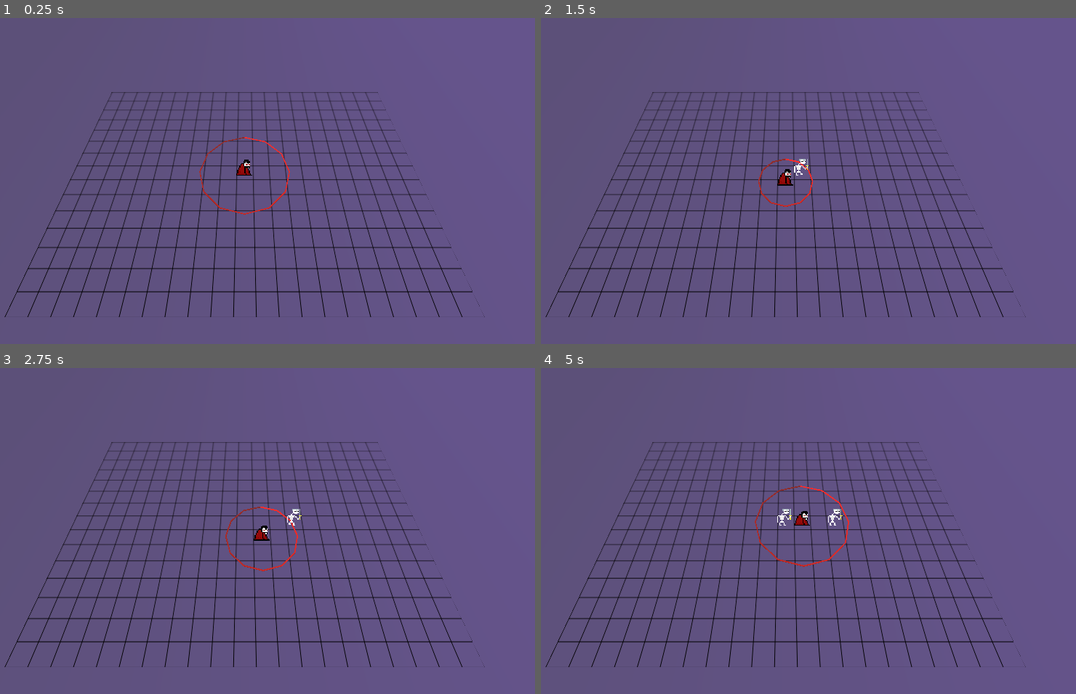
Above: before the commit, frames 1-4 (two rows, left to right).
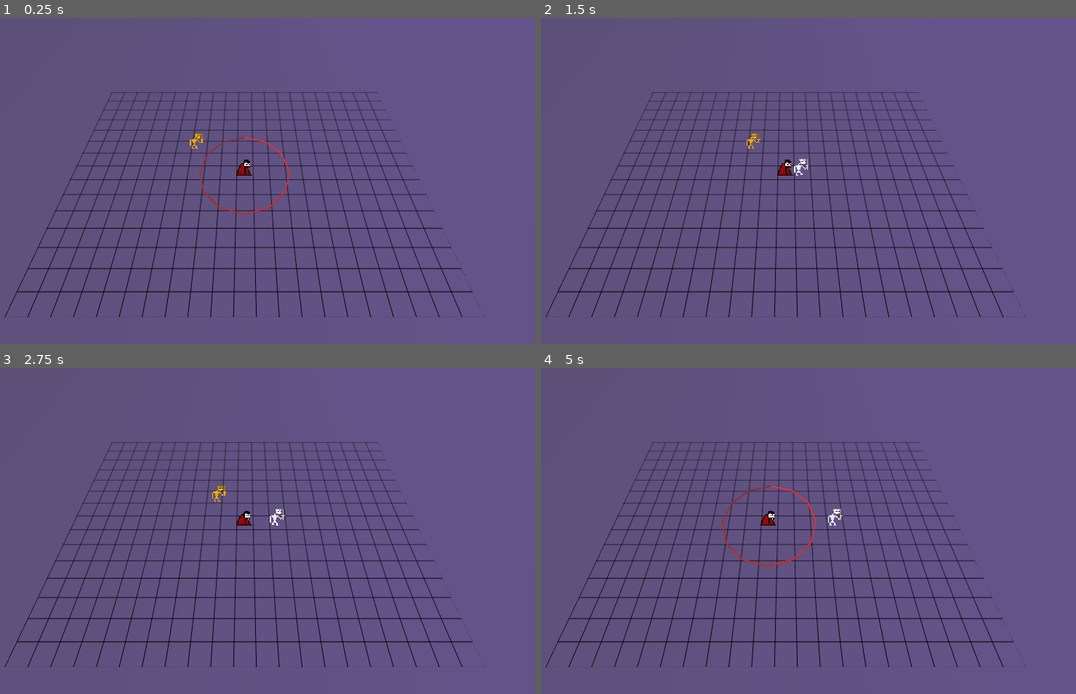
Above: after the commit, the same moments.

Repository: FlamingRat/ldjam55
Game: Godot game, scene res://levels/overworld.tscn
Two runs of this game, one before a commit and one after it. Both use one fixed random seed, a clock stepped at 60 frames per second and the inputs below.
Inputs:
- Up to frame 1 (0.25 s): no input
- Up to frame 2 (1.5 s): tap Enter (ui_accept) at 0.5, 0.77 s; hold Right (ui_right) 0.53-1.28 s; tap E (end_turn) at 0.6, 1.35 s; hold Down (ui_down) from 1.28 s (still down)
- Up to frame 3 (2.75 s): tap Enter (ui_accept) at 1.52 s; release Down (ui_down) at 2.03 s; hold Right (ui_right) from 2.03 s (still down); tap E (end_turn) at 2.1 s
- Up to frame 4 (5 s): release Right (ui_right) at 2.78 s; hold Up (ui_up) 2.78-3.53 s; tap E (end_turn) at 2.85, 3.6, 4.35 s; tap Enter (ui_accept) at 3.02, 3.77, 4.52 s; hold Left (ui_left) from 3.53 s (still down)

The runs differ from the first frame. In frame 1, less than 0.1% of the frame differs, in the area x 35-39%, y 35-41%; in frame 2, 0.3%; in frame 3, 0.5%; in frame 4, 0.6%, in the area x 33-58%, y 36-62%.

Commit message:
Add enemies, health bars & dying

Diff:
--- /dev/null
+++ b/common/alignment.gd
@@ -0,0 +1,11 @@
+extends Node
+class_name Alignment
+
+
+enum Faction {
+	VAMPER,
+	CROSS,
+}
+
+
+@export var faction: Faction
--- /dev/null
+++ b/common/attack_range.gd
@@ -0,0 +1,26 @@
+extends Area3D
+
+
+@export var attack_damage: int = 5
+var faction_self: Alignment.Faction:
+	get:
+		return get_parent().get_node('Alignment').faction
+
+
+func attack_any():
+	for area in get_overlapping_areas():
+		var body = area.get_parent()
+		if body == self:
+			continue
+
+		var alignment: Alignment = body.get_node('Alignment')
+		if not alignment or alignment.faction != faction_self:
+			var health = body.get_node('Health')
+			if not (health is Health):
+				continue
+
+			print('Attacking ', body)
+			health.damage(attack_damage)
+			return true
+
+	return false
--- /dev/null
+++ b/common/attack_range.tscn
@@ -0,0 +1,12 @@
+[gd_scene load_steps=3 format=3 uid="uid://dvapfrkrrhhyn"]
+
+[ext_resource type="Script" path="res://common/attack_range.gd" id="1_4bs2p"]
+
+[sub_resource type="SphereShape3D" id="SphereShape3D_0o03n"]
+radius = 1.5
+
+[node name="AttackRange" type="Area3D"]
+script = ExtResource("1_4bs2p")
+
+[node name="CollisionShape3D" type="CollisionShape3D" parent="."]
+shape = SubResource("SphereShape3D_0o03n")
--- /dev/null
+++ b/common/health.gd
@@ -0,0 +1,18 @@
+extends Node
+class_name Health
+
+
+signal damaged(hit: int)
+signal health_depleted
+
+
+@export var max_health: int = 10
+@export var current_health: int = 10
+
+
+func damage(hit: int):
+	current_health -= hit
+	damaged.emit(hit)
+	if current_health <= 0:
+		current_health = 0
+		health_depleted.emit()
--- /dev/null
+++ b/enemies/badgy.gd
@@ -0,0 +1,33 @@
+extends Node3D
+class_name Badgy
+
+
+@onready var sight := $Sight
+@onready var attack_range := $AttackRange
+@onready var movement := $CharacterMovementController
+
+
+func _on_character_turn_listener_on_turn():
+	var attack_success = attack_range.attack_any()
+	if attack_success:
+		GlobalEvents.end_turn()
+		return
+
+	for area in sight.get_overlapping_areas():
+		var body = area.get_parent()
+		if body is Badgy:
+			continue
+
+		var dir: Vector3 = (body.global_position - global_position).normalized()
+		var is_x = dir.x > dir.z
+		var mult = -1 if (dir.x if is_x else dir.z) < 0 else 1
+		movement.move((Vector3.RIGHT if is_x else Vector3.BACK) * mult)
+		await get_tree().create_timer(0.4).timeout
+		GlobalEvents.end_turn()
+		return
+
+	GlobalEvents.end_turn()
+
+
+func _on_health_health_depleted():
+	queue_free()
--- /dev/null
+++ b/enemies/badgy.tscn
@@ -0,0 +1,57 @@
+[gd_scene load_steps=10 format=3 uid="uid://caut86utiy4sd"]
+
+[ext_resource type="Texture2D" uid="uid://co7ave47yxtfx" path="res://summons/skelvin.png" id="1_2lu46"]
+[ext_resource type="Script" path="res://enemies/badgy.gd" id="1_48qu0"]
+[ext_resource type="Script" path="res://common/character_turn_listener.gd" id="3_drbww"]
+[ext_resource type="Script" path="res://common/character_movement_controller.gd" id="4_ibw8w"]
+[ext_resource type="Script" path="res://common/health.gd" id="5_mbu46"]
+[ext_resource type="PackedScene" uid="uid://dvapfrkrrhhyn" path="res://common/attack_range.tscn" id="5_mrubn"]
+[ext_resource type="Script" path="res://common/alignment.gd" id="7_didlj"]
+
+[sub_resource type="SphereShape3D" id="SphereShape3D_6ve58"]
+radius = 4.0
+
+[sub_resource type="BoxShape3D" id="BoxShape3D_jljbj"]
+
+[node name="Badgy" type="Node3D"]
+script = ExtResource("1_48qu0")
+
+[node name="Sprite3D" type="Sprite3D" parent="."]
+transform = Transform3D(1, 0, 0, 0, 1, 0, 0, 0, 1, 0, 0.5, 0)
+modulate = Color(1, 0.694118, 0, 1)
+pixel_size = 0.0625
+billboard = 1
+texture_filter = 0
+render_priority = 2
+texture = ExtResource("1_2lu46")
+hframes = 6
+
+[node name="CharacterTurnListener" type="Node" parent="."]
+script = ExtResource("3_drbww")
+
+[node name="Sight" type="Area3D" parent="."]
+
+[node name="CollisionShape3D" type="CollisionShape3D" parent="Sight"]
+shape = SubResource("SphereShape3D_6ve58")
+
+[node name="CharacterMovementController" type="Node" parent="."]
+script = ExtResource("4_ibw8w")
+
+[node name="AttackRange" parent="." instance=ExtResource("5_mrubn")]
+
+[node name="Health" type="Node" parent="."]
+script = ExtResource("5_mbu46")
+max_health = 5
+current_health = 5
+
+[node name="Hitbox" type="Area3D" parent="."]
+
+[node name="CollisionShape3D" type="CollisionShape3D" parent="Hitbox"]
+shape = SubResource("BoxShape3D_jljbj")
+
+[node name="Alignment" type="Node" parent="."]
+script = ExtResource("7_didlj")
+faction = 1
+
+[connection signal="on_turn" from="CharacterTurnListener" to="." method="_on_character_turn_listener_on_turn"]
+[connection signal="health_depleted" from="Health" to="." method="_on_health_health_depleted"]
--- a/global_events.gd
+++ b/global_events.gd
@@ -13,17 +13,24 @@
 var current_turn: int = 0
 var current_turn_unit: Node3D:
 	get:
+		if current_turn > len(units) - 1:
+			current_turn = 0
+
 		return units[current_turn]
 
 
 func end_turn():
 	current_turn += 1
-	if current_turn > len(units) - 1:
-		current_turn = 0
 
 	await get_tree().create_timer(0.5).timeout
-	next_turn.emit(units[current_turn])
+	print(current_turn_unit)
+	next_turn.emit(current_turn_unit)
 
 
-func register_unit(unit):
+func register_unit(unit: Node3D):
 	units.append(unit)
+	unit.tree_exiting.connect(func(): unregister_unit(unit))
+
+
+func unregister_unit(unit: Node3D):
+	units.remove_at(units.find(unit))
--- a/levels/overworld.tscn
+++ b/levels/overworld.tscn
@@ -1,7 +1,8 @@
-[gd_scene load_steps=12 format=3 uid="uid://beppg36hn1e7c"]
+[gd_scene load_steps=13 format=3 uid="uid://beppg36hn1e7c"]
 
 [ext_resource type="PackedScene" uid="uid://c7biv641mnrue" path="res://player/player.tscn" id="2_7cvbh"]
 [ext_resource type="Texture2D" uid="uid://dxqyj6coi7fmi" path="res://levels/grid.png" id="2_jwiha"]
+[ext_resource type="PackedScene" uid="uid://caut86utiy4sd" path="res://enemies/badgy.tscn" id="3_qrpkt"]
 
 [sub_resource type="Curve" id="Curve_j7rfp"]
 _data = [Vector2(0.168874, 0.541888), 0.0, 0.0, 0, 0, Vector2(0.814569, 0.680186), 0.0, 0.0, 0, 0]
@@ -57,3 +58,6 @@
 
 [node name="WorldEnvironment" type="WorldEnvironment" parent="."]
 environment = SubResource("Environment_knx1d")
+
+[node name="Badgy" parent="." instance=ExtResource("3_qrpkt")]
+transform = Transform3D(1, 0, 0, 0, 1, 0, 0, 0, 1, -3, 0, -2)
--- a/player/movement_range_indicator.gd
+++ b/player/movement_range_indicator.gd
@@ -11,7 +11,7 @@
 
 	var mesh: TorusMesh = indicator.mesh
 	var can_walk = parent.steps_available and parent.turn_actions
-	var radius = parent.steps_available + 0.5 if can_walk else 0
+	var radius = parent.steps_available + 0.5 if can_walk else 0.0
 
 	if radius == mesh.outer_radius:
 		return
--- a/player/player.tscn
+++ b/player/player.tscn
@@ -10,6 +10,8 @@
 [ext_resource type="Script" path="res://common/character_turn_listener.gd" id="6_ofdec"]
 [ext_resource type="Script" path="res://player/summon_controller.gd" id="8_v5af1"]
 [ext_resource type="PackedScene" uid="uid://tq2rmvx4gyfm" path="res://player/movement_range_indicator.tscn" id="10_gppho"]
+[ext_resource type="Script" path="res://common/health.gd" id="11_ghche"]
+[ext_resource type="Script" path="res://common/alignment.gd" id="12_mmwt1"]
 
 [sub_resource type="Animation" id="Animation_5nbwj"]
 length = 0.001
@@ -84,6 +86,8 @@
 "idle": SubResource("Animation_5bwoh")
 }
 
+[sub_resource type="BoxShape3D" id="BoxShape3D_8k76w"]
+
 [node name="Player" type="Node3D"]
 script = ExtResource("1_armax")
 skelvin = ExtResource("2_uva74")
@@ -133,4 +137,17 @@
 
 [node name="MovementRangeIndicator" parent="." instance=ExtResource("10_gppho")]
 
+[node name="Hitbox" type="Area3D" parent="."]
+
+[node name="CollisionShape3D" type="CollisionShape3D" parent="Hitbox"]
+shape = SubResource("BoxShape3D_8k76w")
+
+[node name="Health" type="Node" parent="."]
+script = ExtResource("11_ghche")
+max_health = 15
+current_health = 15
+
+[node name="Alignment" type="Node" parent="."]
+script = ExtResource("12_mmwt1")
+
 [connection signal="on_turn" from="CharacterTurnListener" to="." method="_on_character_turn_listener_on_turn"]
--- a/summons/skelvin.gd
+++ b/summons/skelvin.gd
@@ -3,6 +3,7 @@
 
 
 @onready var movement := $CharacterMovementController
+@onready var attack_range := $AttackRange
 
 
 var actions = {
@@ -16,4 +17,10 @@
 func _on_character_turn_listener_on_turn():
 	var dir = randi_range(1, 4)
 	actions[dir].call()
+	attack_range.attack_any()
+
 	GlobalEvents.end_turn()
+
+
+func _on_health_health_depleted():
+	queue_free()
--- a/summons/skelvin.tscn
+++ b/summons/skelvin.tscn
@@ -6,6 +6,9 @@
 [ext_resource type="AnimationLibrary" uid="uid://c8p2e6fnke5r8" path="res://common/character_turns.res" id="2_2agrm"]
 [ext_resource type="AnimationNodeBlendTree" uid="uid://bs7rbmyb11p53" path="res://common/character_animations.tres" id="3_65y5x"]
 [ext_resource type="Script" path="res://common/character_movement_controller.gd" id="5_rnxha"]
+[ext_resource type="Script" path="res://common/health.gd" id="7_bempt"]
+[ext_resource type="PackedScene" uid="uid://dvapfrkrrhhyn" path="res://common/attack_range.tscn" id="8_sf5pn"]
+[ext_resource type="Script" path="res://common/alignment.gd" id="9_3p48q"]
 
 [sub_resource type="Animation" id="Animation_yp3mn"]
 length = 0.001
@@ -57,6 +60,8 @@
 "idle": SubResource("Animation_1vptp")
 }
 
+[sub_resource type="BoxShape3D" id="BoxShape3D_isdkp"]
+
 [node name="Skelvin" type="Node3D"]
 script = ExtResource("1_fve1f")
 
@@ -97,4 +102,21 @@
 [node name="CharacterTurnListener" type="Node" parent="."]
 script = ExtResource("1_cttst")
 
+[node name="Health" type="Node" parent="."]
+script = ExtResource("7_bempt")
+max_health = 5
+current_health = 5
+
+[node name="Hitbox" type="Area3D" parent="."]
+
+[node name="CollisionShape3D" type="CollisionShape3D" parent="Hitbox"]
+shape = SubResource("BoxShape3D_isdkp")
+
+[node name="AttackRange" parent="." instance=ExtResource("8_sf5pn")]
+attack_damage = 3
+
+[node name="Alignment" type="Node" parent="."]
+script = ExtResource("9_3p48q")
+
 [connection signal="on_turn" from="CharacterTurnListener" to="." method="_on_character_turn_listener_on_turn"]
+[connection signal="health_depleted" from="Health" to="." method="_on_health_health_depleted"]
Not shown: 1 places in player/player.tscn that only renumber resources
Not shown: 1 places in summons/skelvin.tscn that only renumber resources
